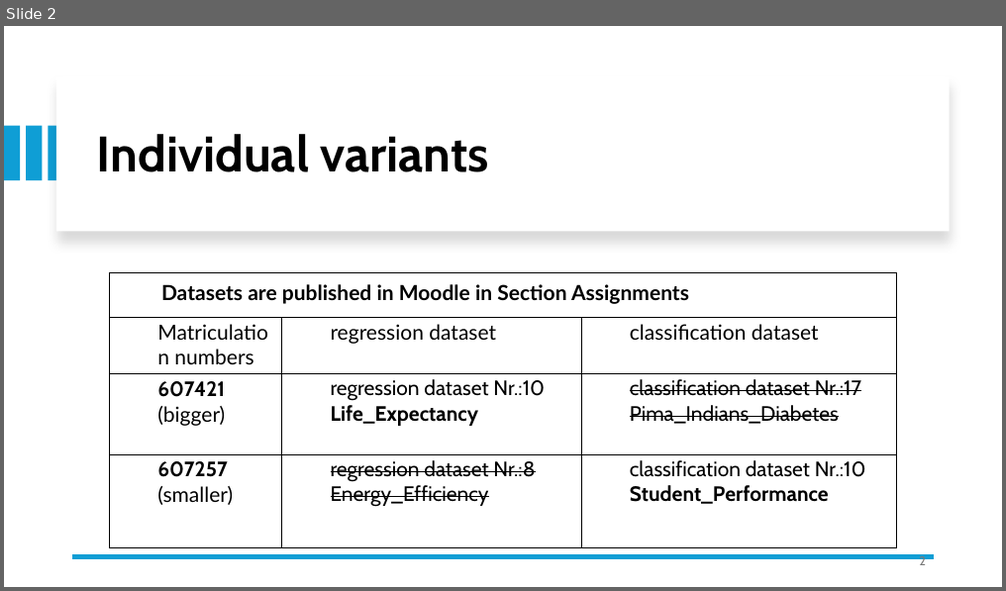
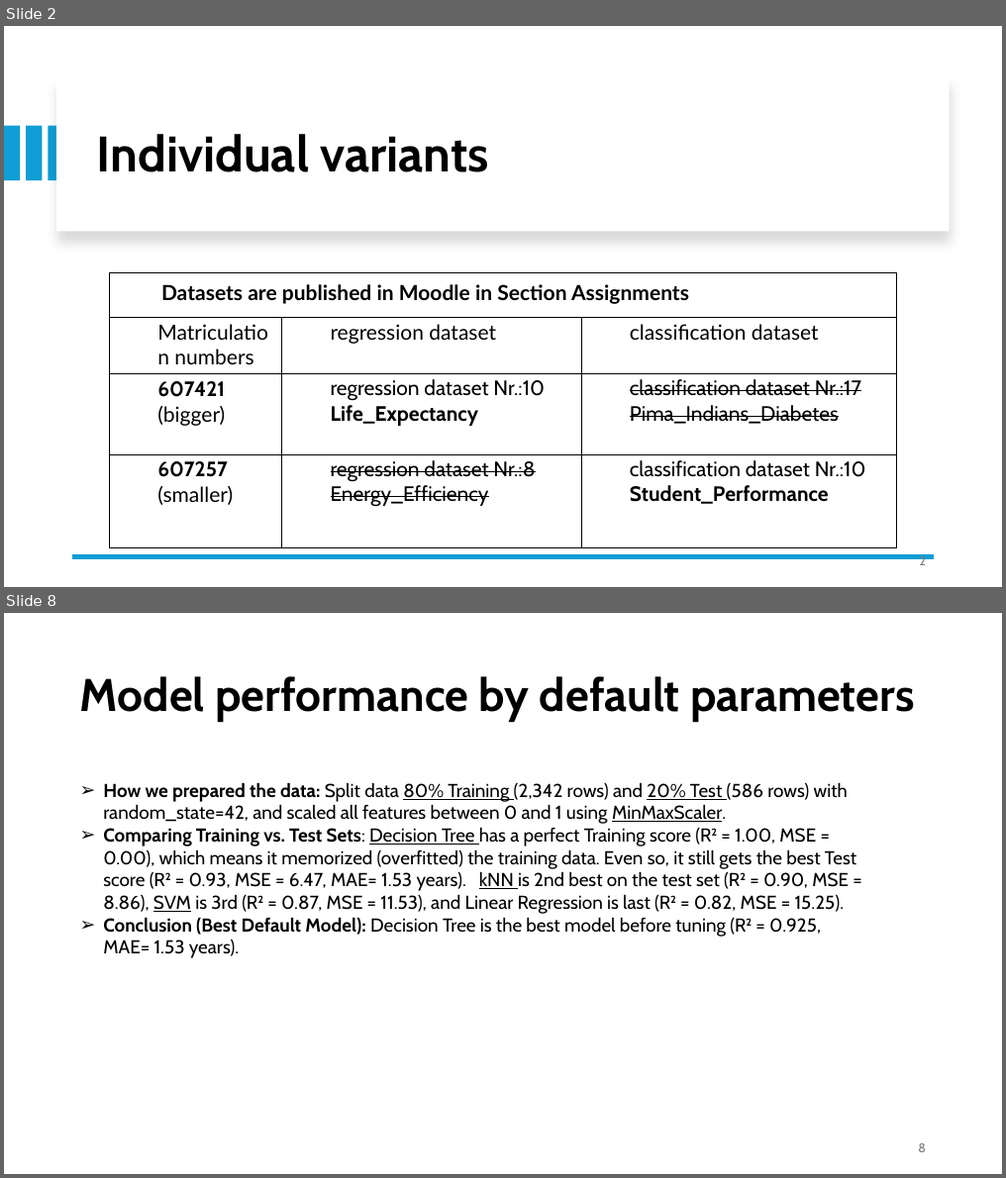
Before and after one commit to azelarabchakour/Data-science-assignments, a slide deck: Assignment-1/Assignment-1.pptx. Shown one above the other, each under a label of ours: slide 2 before the commit, slides 2 and 8 after it; the slides between them are not shown. The pictures are 1006x591 and 1006x1178 pixels, drawn with LibreOffice and Linux fonts; fonts in the diff are those of the drawing. Boxes give left, top, right and bottom in pixels: in the first picture for what was removed or moved away, otherwise in the second. Text is boxed around its words. In the diff, an @@ line names an element or a change of style, - is before the commit and + after.

```diff
--- a/Assignment-1/Assignment-1.pptx
+++ b/Assignment-1/Assignment-1.pptx
@@ slide 8 added at (x1=4, y1=613, x2=1002, y2=1174), background #FFFFFF @@
@@ title added at (x1=80, y1=676, x2=915, y2=722), 44 pt, text #000000, bold @@
+Model performance by default parameters
@@ text added at (x1=103, y1=782, x2=856, y2=959), 18 pt, text #000000 @@
+➢ How we prepared the data: Split data 80% Training (2,342 rows) and 20% Test (586 rows) with random_state=42, and scaled all features between 0 and 1 using MinMaxScaler.
+➢ Comparing Training vs. Test Sets: Decision Tree has a perfect Training score (R² = 1.00, MSE = 0.00), which means it memorized (overfitted) the training data. Even so, it still gets the best Test score (R² = 0.93, MSE = 6.47, MAE= 1.53 years). kNN is 2nd best on the test set (R² = 0.90, MSE = 8.86), SVM is 3rd (R² = 0.87, MSE = 11.53), and Linear Regression is last (R² = 0.82, MSE = 15.25).
+➢ Conclusion (Best Default Model): Decision Tree is the best model before tuning (R² = 0.925, MAE= 1.53 years).
@@ page number added at (x1=918, y1=1144, x2=926, y2=1153), 12 pt, text #797979 @@
+8
```
Also in this commit, not shown: 8 slides changed, 11 other slides added, 3 slides removed, 11 other files.
